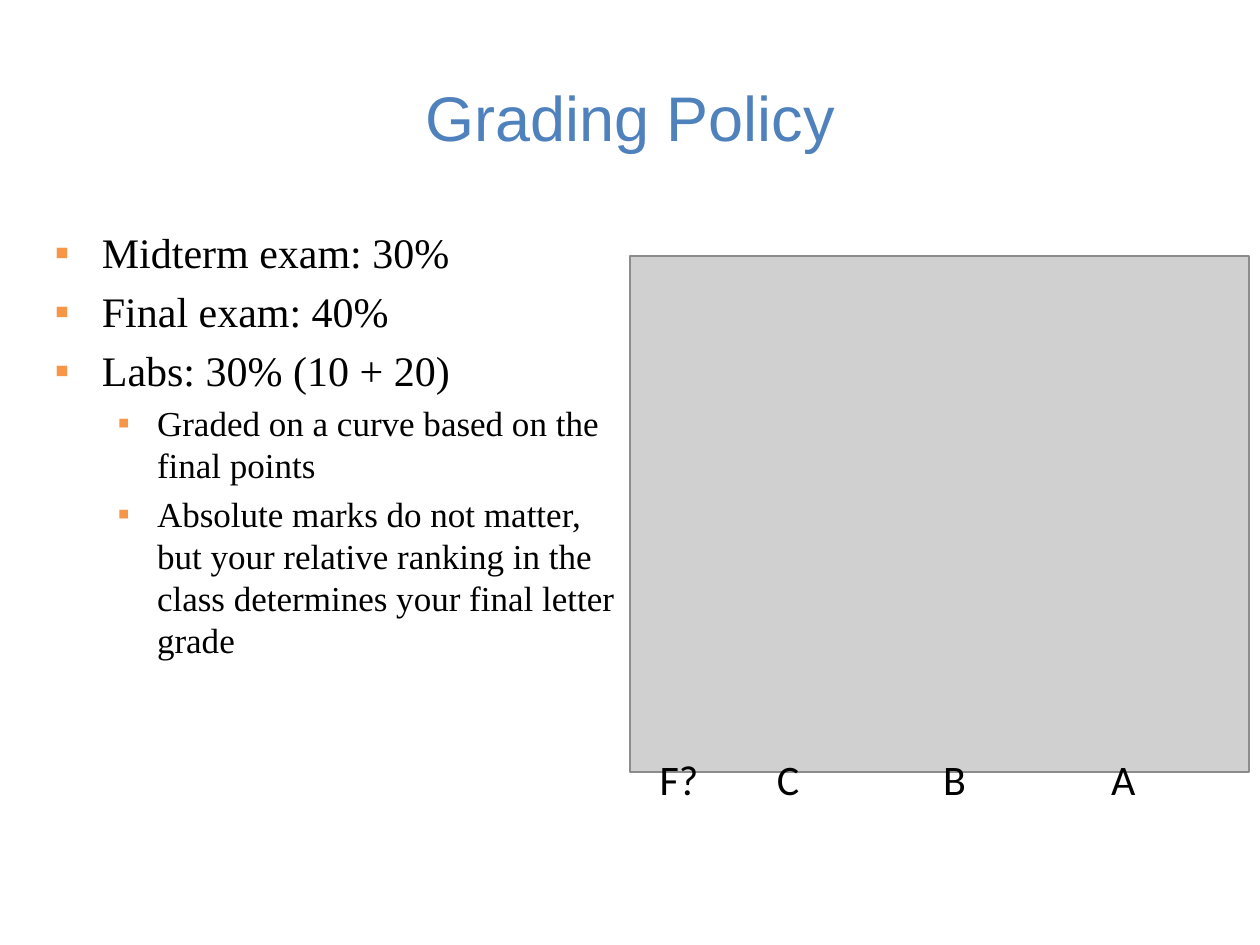
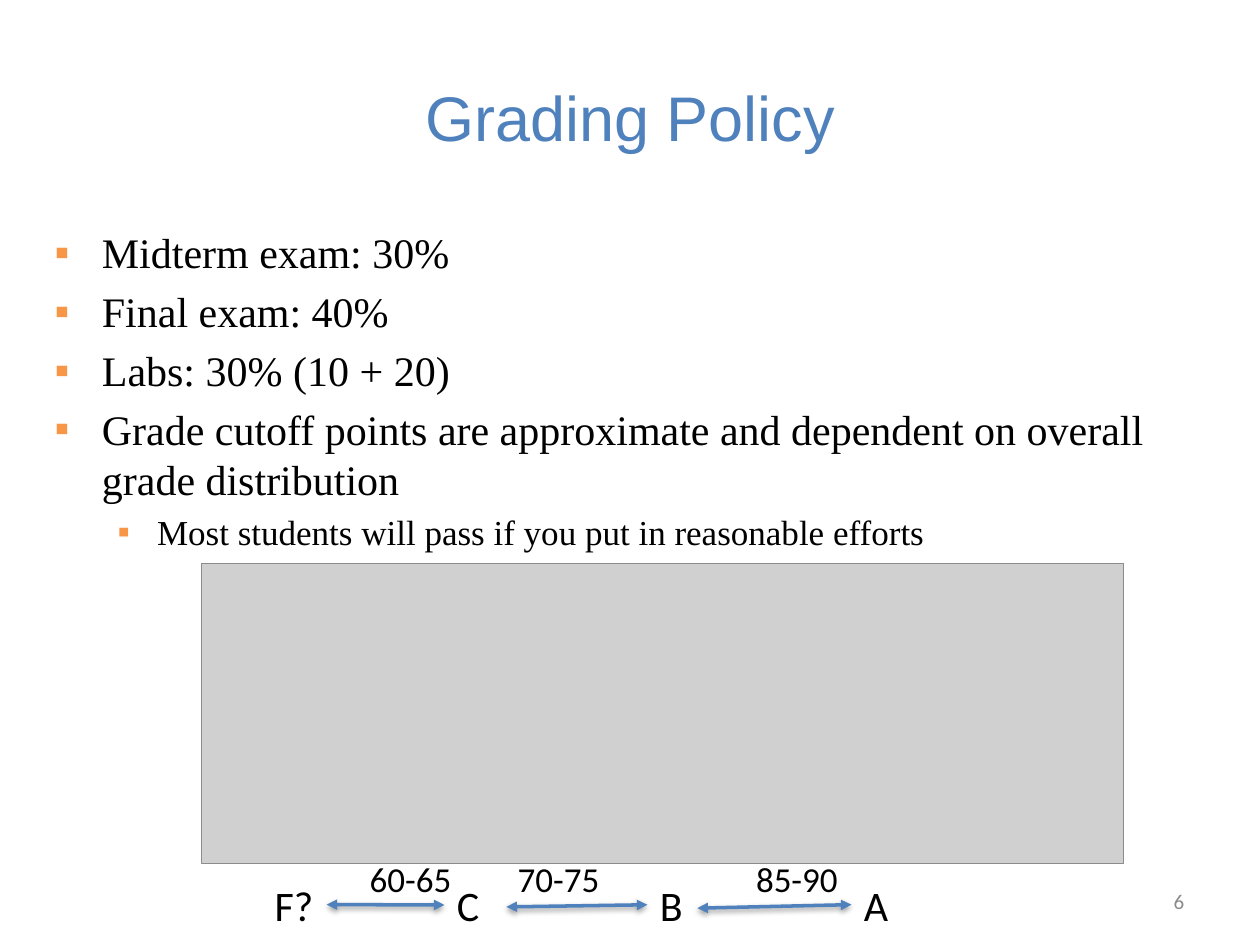
Before and after one commit to guhofstra/CSC175Sp26, a slide deck: slide 6 of PPTs/Lecture 0 - Course Overview.pptx. Drawn at 1260x945 pixels with LibreOffice and Linux fonts; fonts in the diff are those of the drawing; grey boxes stand for pictures. Boxes give left, top, right and bottom in pixels: in the first picture for what was removed or moved away, otherwise in the second. Text is boxed around its words. In the diff, an @@ line names an element or a change of style, - is before the commit and + after.

```diff
--- a/PPTs/Lecture 0 - Course Overview.pptx
+++ b/PPTs/Lecture 0 - Course Overview.pptx
@@ picture removed at box(630, 256, 1249, 771) @@
@@ text at box(102, 415, 1144, 553): text changed; size 20 to 24 pt @@
-  ▪ Graded on a curve based on the final points
-  ▪ Absolute marks do not matter, but your relative ranking in the class determines your final letter grade
+▪ Grade cutoff points are approximate and dependent on overall grade distribution
+  ▪ Most students will pass if you put in reasonable efforts
@@ picture added at box(202, 563, 1124, 863) @@
@@ text added at box(370, 863, 452, 901), 20 pt, text #000000 @@
+60-65
@@ text added at box(518, 863, 600, 893), 20 pt, text #000000 @@
+70-75
@@ text added at box(756, 863, 838, 893), 20 pt, text #000000 @@
+85-90
@@ text "F?" rewrapped from box(660, 761, 699, 796) to box(275, 892, 314, 922) @@
@@ text "C" rewrapped from box(777, 761, 799, 796) to box(457, 893, 479, 922) @@
@@ text "B": place and size @@
-text "B" at box(943, 768, 966, 795)
+text "B" at box(660, 894, 683, 921)
@@ text "A" rewrapped from box(1111, 761, 1135, 795) to box(864, 894, 888, 921) @@
@@ page number added at box(1174, 895, 1185, 909), 12 pt, text #8C8C8C @@
+6
@@ double arrow added from (326, 905) to (445, 905), #4F81BD 2 pt @@
@@ double arrow added from (507, 907) to (648, 905), #4F81BD 2 pt @@
@@ double arrow added from (697, 908) to (852, 905), #4F81BD 2 pt @@
```
Also in this commit, not shown: 5 other slides changed, 1 other file.
